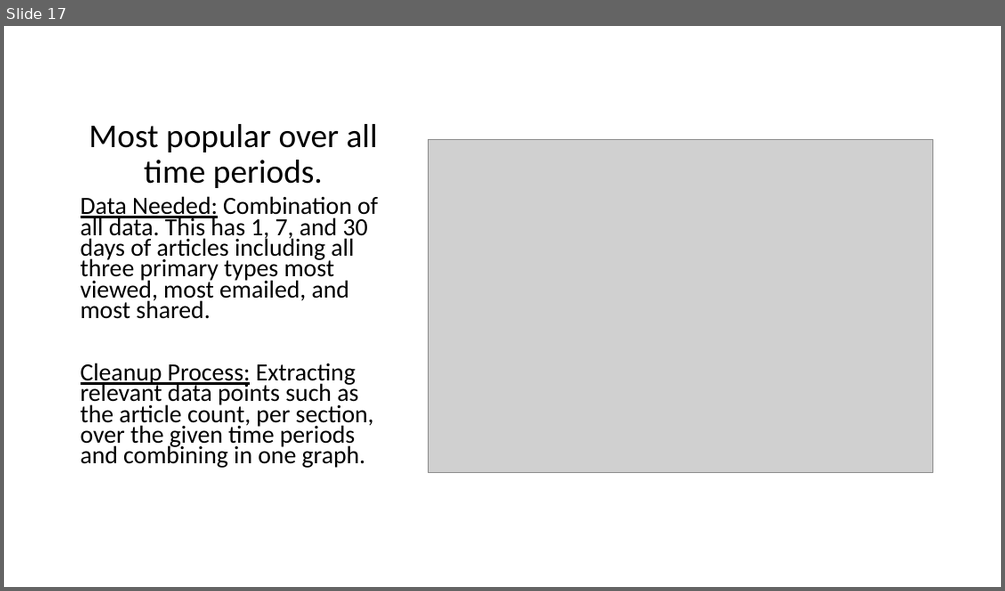
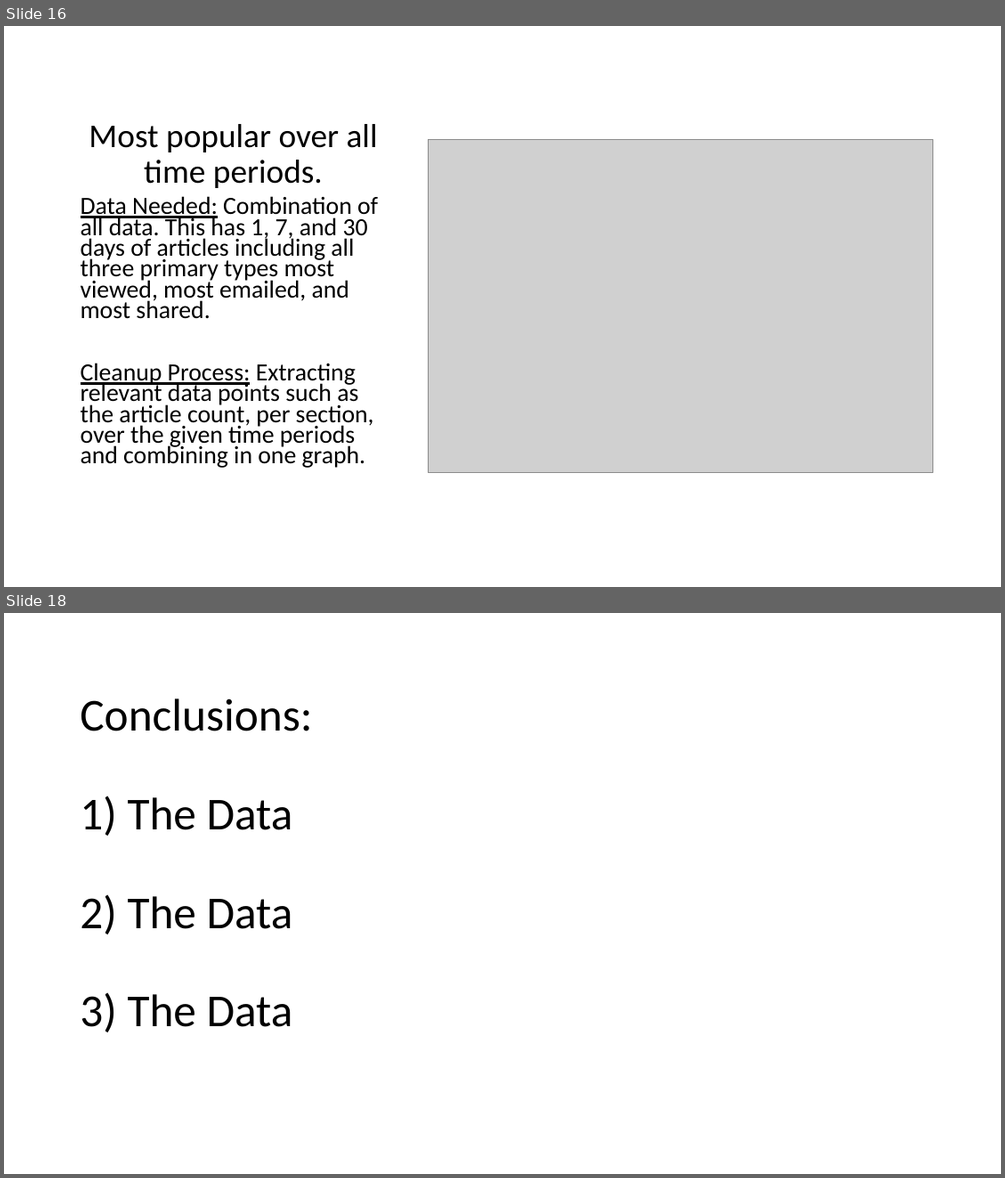
Before and after one commit to CTRLALTAFK/NYT_Analytics, a slide deck: Group 5 Project 1 PowerPoint.pptx. Shown one above the other, each under a label of ours: slide 17 before the commit, slides 16 and 18 after it; the slides between them are not shown. The pictures are 1005x591 and 1005x1178 pixels, drawn with LibreOffice and Linux fonts; fonts in the diff are those of the drawing; grey boxes stand for pictures. Boxes give left, top, right and bottom in pixels: in the first picture for what was removed or moved away, otherwise in the second. Text is boxed around its words. In the diff, an @@ line names an element or a change of style, - is before the commit and + after.

```diff
--- a/Group 5 Project 1 PowerPoint.pptx
+++ b/Group 5 Project 1 PowerPoint.pptx
@@ slide 18 added at [4,613,1001,1174], background #FFFFFF @@
@@ title added at [80,698,312,1032], 44 pt, text #000000 @@
+Conclusions:
+1) The Data
+2) The Data
+3) The Data
@@ what was slide 17 is now slide 16 @@
```
Also in this commit, not shown: 2 slides changed, 3 other slides added, 3 slides removed.
